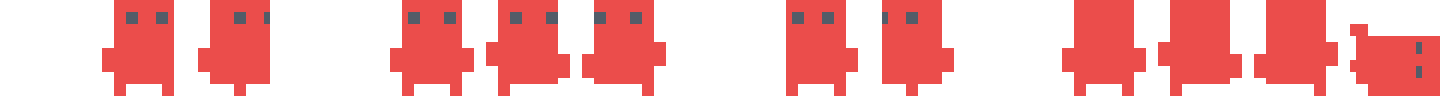
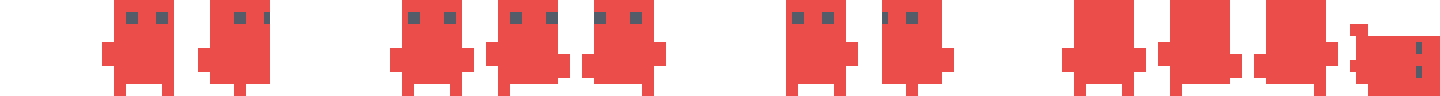
Layer changes from the first 1440x96 image to the second:
painted on "player layer" over [102, 42, 858, 72]
